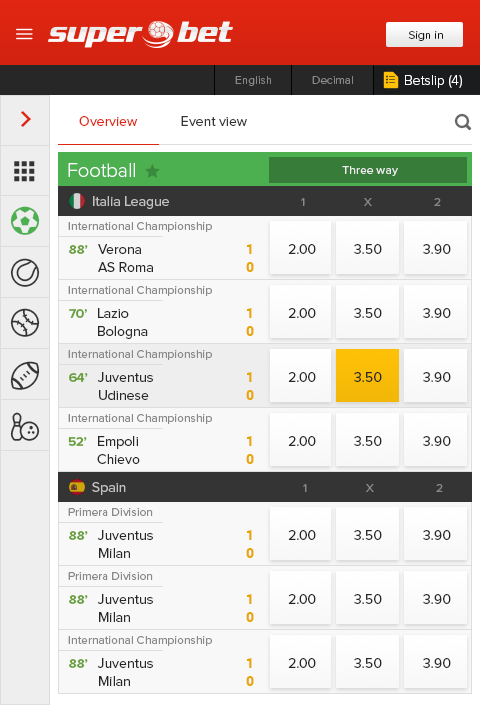
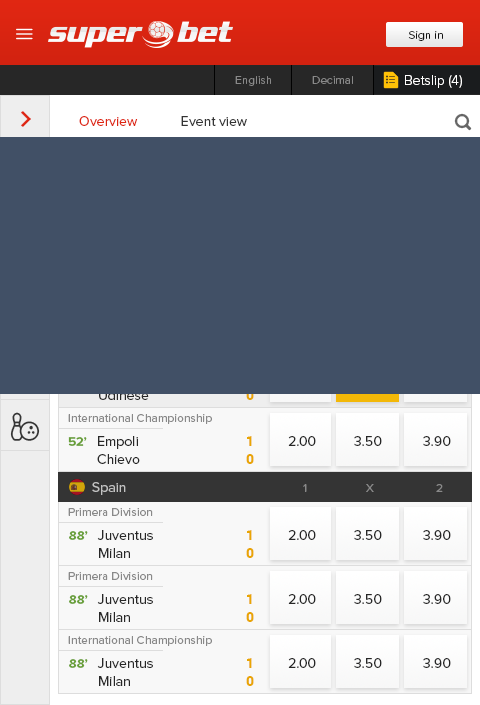
Revision of a layered 480 × 705 image; what changed, layer by layer:
added layer "Rectangle 57" above "header" over (0, 137, 480, 394)
